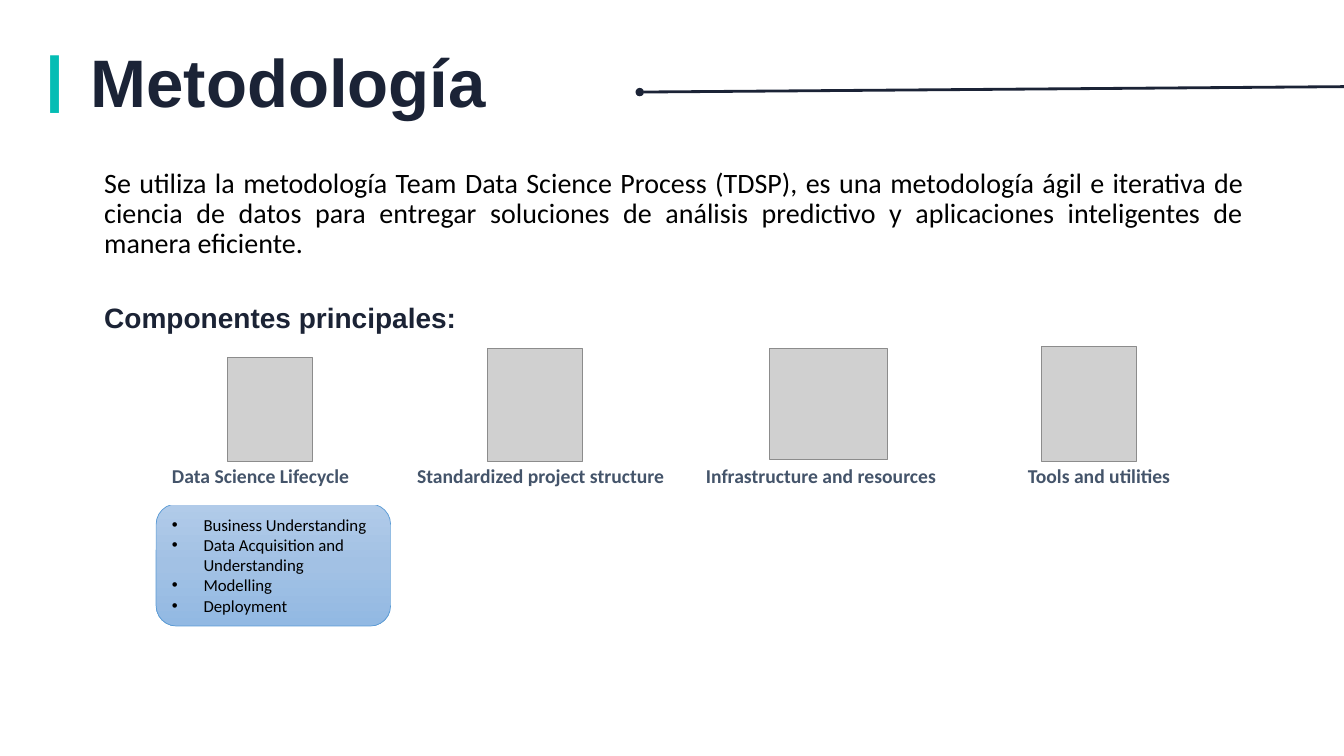
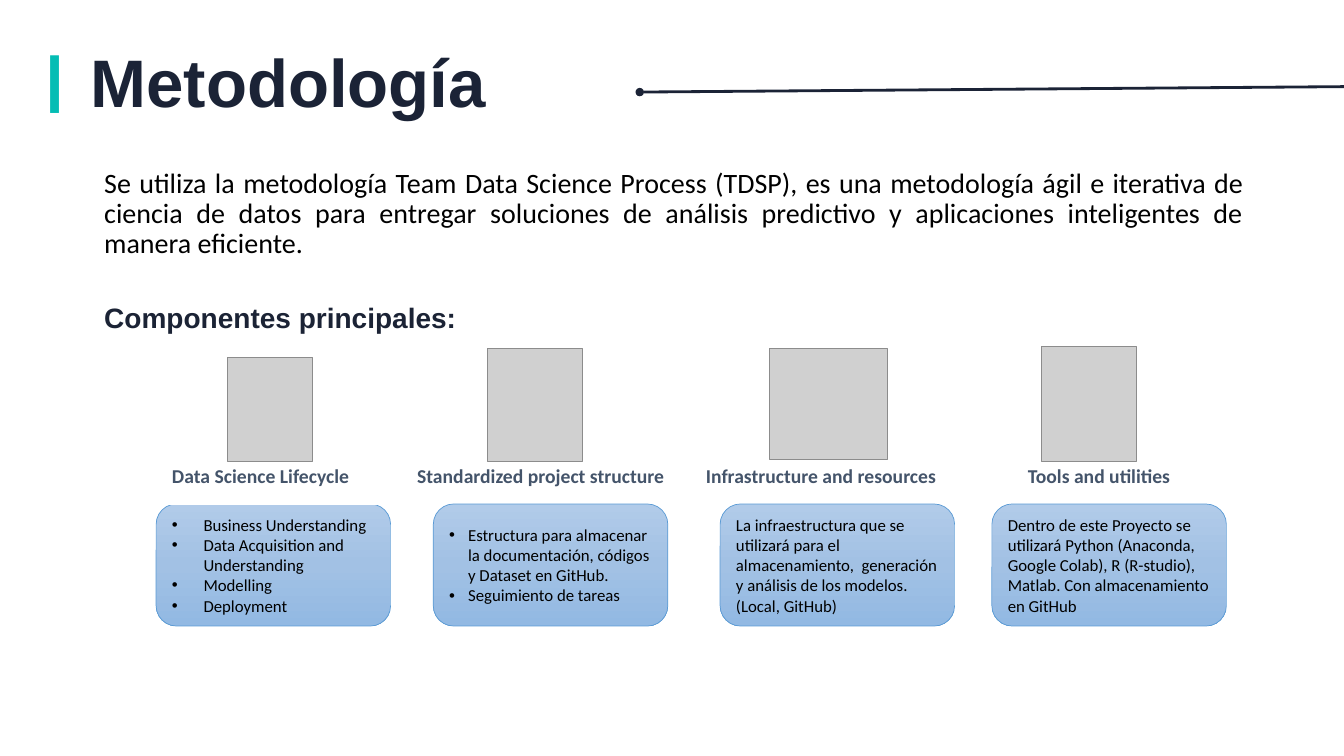
Before and after one commit to jaarciah/Proyecto-Integrador-2020-periodo-2, a slide deck: slide 3 of Docs/Project/Proyecto_Integrador.pptx. Drawn at 1344x756 pixels with LibreOffice and Linux fonts; fonts in the diff are those of the drawing; grey boxes stand for pictures; background and template pictures are left out. Boxes give left, top, right and bottom in pixels: in the first picture for what was removed or moved away, otherwise in the second. Text is boxed around its words. In the diff, an @@ line names an element or a change of style, - is before the commit and + after.

Commit message:
Updated

```diff
--- a/Docs/Project/Proyecto_Integrador.pptx
+++ b/Docs/Project/Proyecto_Integrador.pptx
@@ rounded rectangle added at (434, 504, 668, 626), fill gradient #B1CBE9 to #A3C1E5 to #93B9E4, outline #5B9BD5 0.5 pt, 12 pt, text #000000 @@
+• Estructura para almacenar la documentación, códigos y Dataset en GitHub.
+• Seguimiento de tareas
@@ rounded rectangle added at (720, 504, 955, 626), fill gradient #B1CBE9 to #A3C1E5 to #93B9E4, outline #5B9BD5 0.5 pt, 12 pt, text #000000 @@
+La infraestructura que se utilizará para el almacenamiento, generación y análisis de los modelos. (Local, GitHub)
@@ rounded rectangle added at (992, 504, 1227, 626), fill gradient #B1CBE9 to #A3C1E5 to #93B9E4, outline #5B9BD5 0.5 pt, 12 pt, text #000000 @@
+Dentro de este Proyecto se utilizará Python (Anaconda, Google Colab), R (R-studio), Matlab. Con almacenamiento en GitHub
```
Also in this commit, not shown: 2 other slides changed, 1 slide added.
